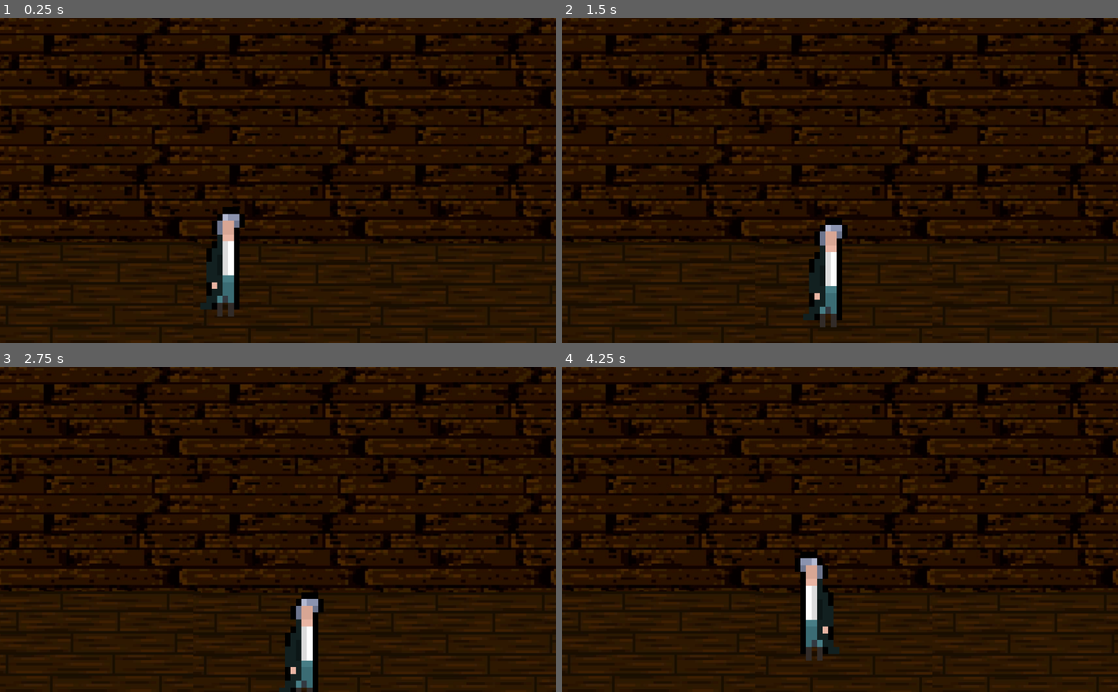
Above: before the commit, frames 1-4 (two rows, left to right).
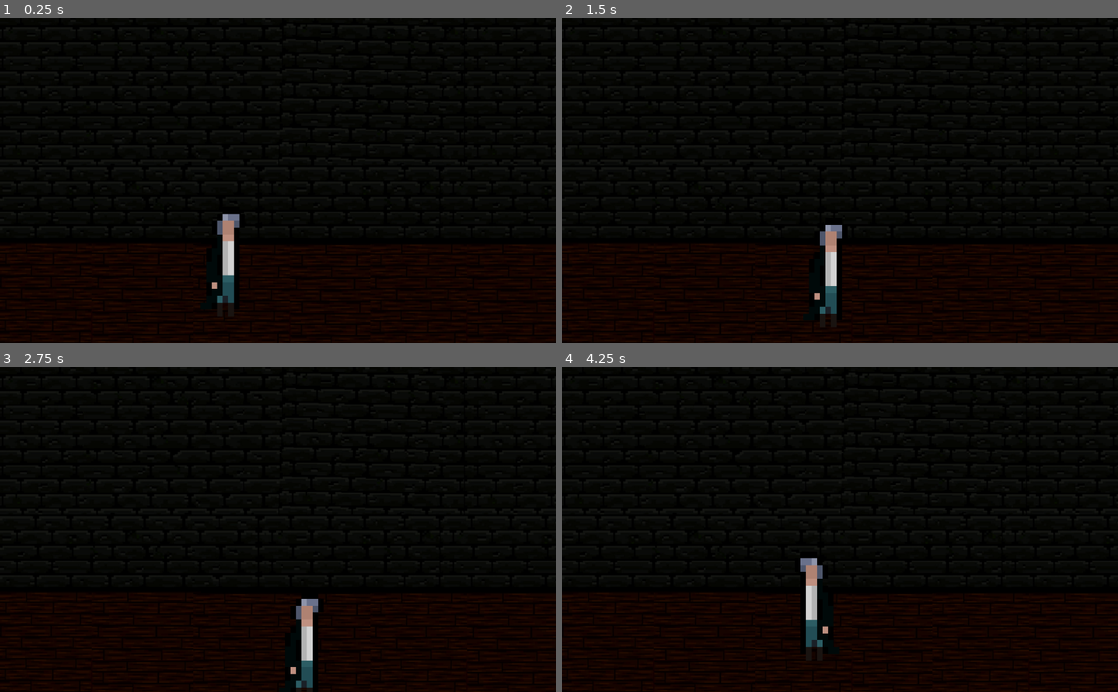
Above: after the commit, the same moments.

Repository: ShubhamTiwary914/game_jams
Game: Godot game, scene res://scenes/World.tscn
The game is run twice, just before and just after one commit, with the same random seed, the same clock (stepped at 60 frames per second) and the same inputs. The project has no main scene, so this scene is started directly.
Inputs:
- Up to frame 1 (0.25 s): no input
- Up to frame 2 (1.5 s): tap Enter at 0.5 s; hold Right (ui_right) 0.53-1.28 s; hold Down (ui_down) from 1.28 s (still down)
- Up to frame 3 (2.75 s): release Down (ui_down) at 2.03 s; hold Right (ui_right) from 2.03 s (still down)
- Up to frame 4 (4.25 s): release Right (ui_right) at 2.78 s; hold Up (ui_up) 2.78-3.53 s; hold Left (ui_left) from 3.53 s (still down)

The runs differ from the first frame. In frame 1, 60% of the frame differs, in the area x 0-100%, y 0-100%; in frame 2, 60%; in frame 3, 60%; in frame 4, 60%.

Commit message:
Added basement Backgrounds

Diff:
--- a/Brackeys_August22/Store/rooms/basement.tres
+++ b/Brackeys_August22/Store/rooms/basement.tres
@@ -1,7 +1,11 @@
-[gd_resource type="Resource" load_steps=2 format=2]
+[gd_resource type="Resource" load_steps=4 format=2]
 
-[ext_resource path="res://Resources/roomResource.gd" type="Script" id=1]
+[ext_resource path="res://assets/Environment/basementFloor.png" type="Texture" id=1]
+[ext_resource path="res://Resources/roomResource.gd" type="Script" id=2]
+[ext_resource path="res://assets/Environment/basementWall.png" type="Texture" id=3]
 
 [resource]
-script = ExtResource( 1 )
+script = ExtResource( 2 )
+wallSprite = ExtResource( 3 )
+floorSprite = ExtResource( 1 )
 itemNames = [  ]
--- a/Brackeys_August22/scripts/Environment/World.gd
+++ b/Brackeys_August22/scripts/Environment/World.gd
@@ -7,4 +7,4 @@
 func _ready():
 	var room = generalRoomScene.instance();
 	add_child(room)
-	room.setRoom("attic")
+	room.setRoom("basement")
Binary file changed: Brackeys_August22/assets/Character/Idle.png
Binary file changed: Brackeys_August22/assets/Environment/WoodenFloor_0.jpg
Binary file added: Brackeys_August22/assets/Environment/basementFloor.png
Not shown, added: Brackeys_August22/assets/Environment/basementFloor.png.import
Binary file added: Brackeys_August22/assets/Environment/basementWall.png
Not shown, added: Brackeys_August22/assets/Environment/basementWall.png.import
Binary file changed: Brackeys_August22/assets/Environment/woodenWall_0.jpg
Binary file added: Brackeys_August22/assets/Items/bulb.png
Binary file added: Brackeys_August22/assets/Items/lightTexture.png
